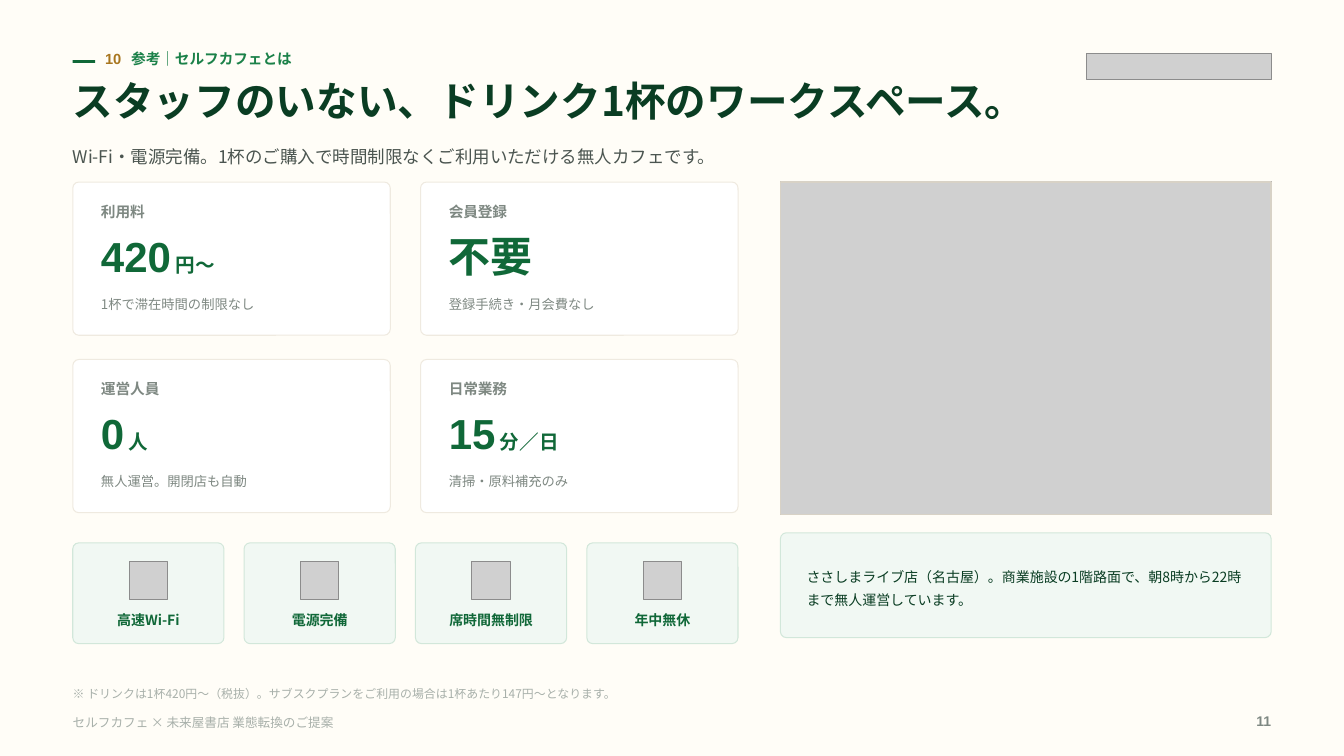
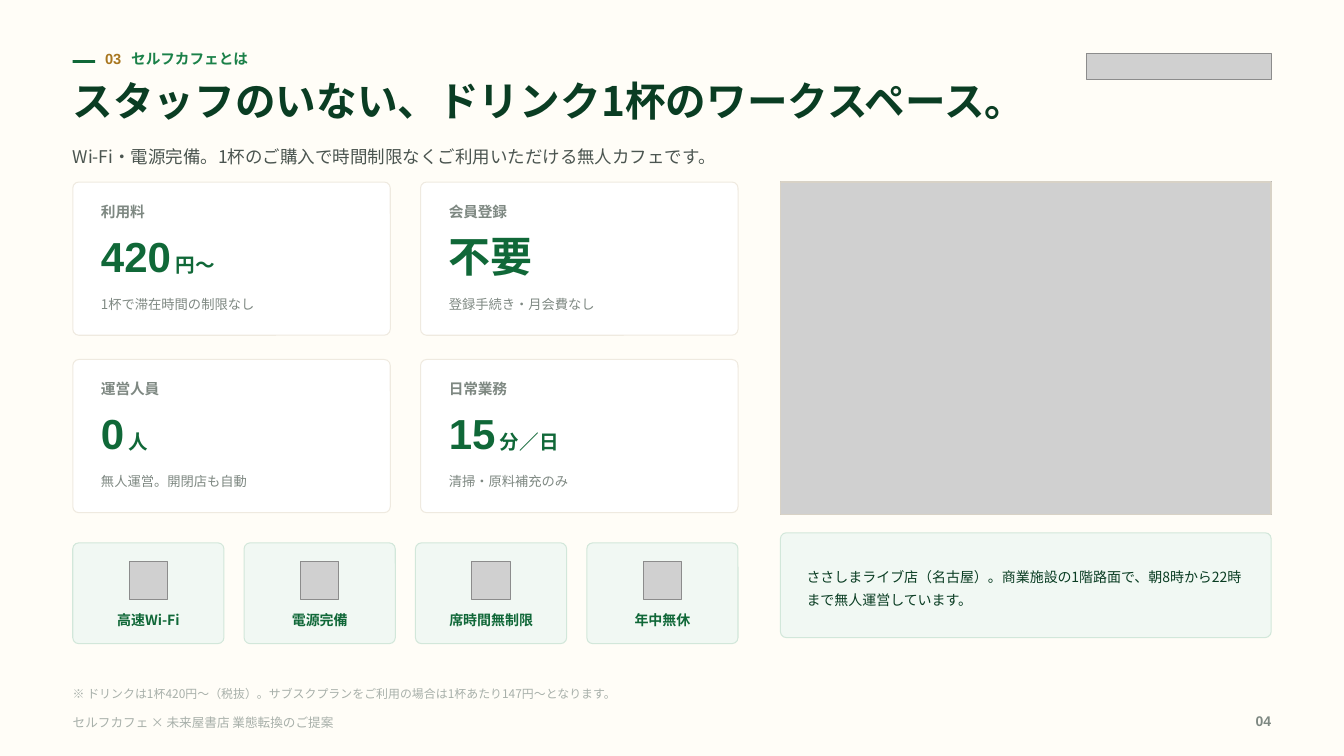
Before and after one commit to a5408071-cmd/suzuki-ceo, a slide deck: slide 4 of selfcafe-miraiya-deck/selfcafe-miraiya-deck.pptx (slide 11 before the commit). Drawn at 1344x756 pixels with LibreOffice and Linux fonts; fonts in the diff are those of the drawing; grey boxes stand for pictures. Boxes give left, top, right and bottom in pixels: in the first picture for what was removed or moved away, otherwise in the second. Text is boxed around its words. In the diff, an @@ line names an element or a change of style, - is before the commit and + after.

```diff
--- a/selfcafe-miraiya-deck/selfcafe-miraiya-deck.pptx
+++ b/selfcafe-miraiya-deck/selfcafe-miraiya-deck.pptx
@@ text at (x1=105, y1=52, x2=248, y2=65): text changed @@
-10 参考｜セルフカフェとは
+03 セルフカフェとは
@@ text at (x1=1256, y1=716, x2=1272, y2=726): text changed @@
-11
+04
```
Also in this commit, not shown: 7 other slides changed, 3 other files.
